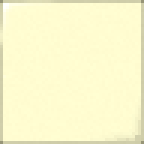
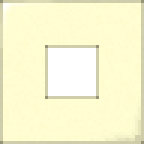
Revision of a layered 144×144 image; what changed, layer by layer:
painted on "Layer 2 copy 7" over [0, 27, 99, 99]
